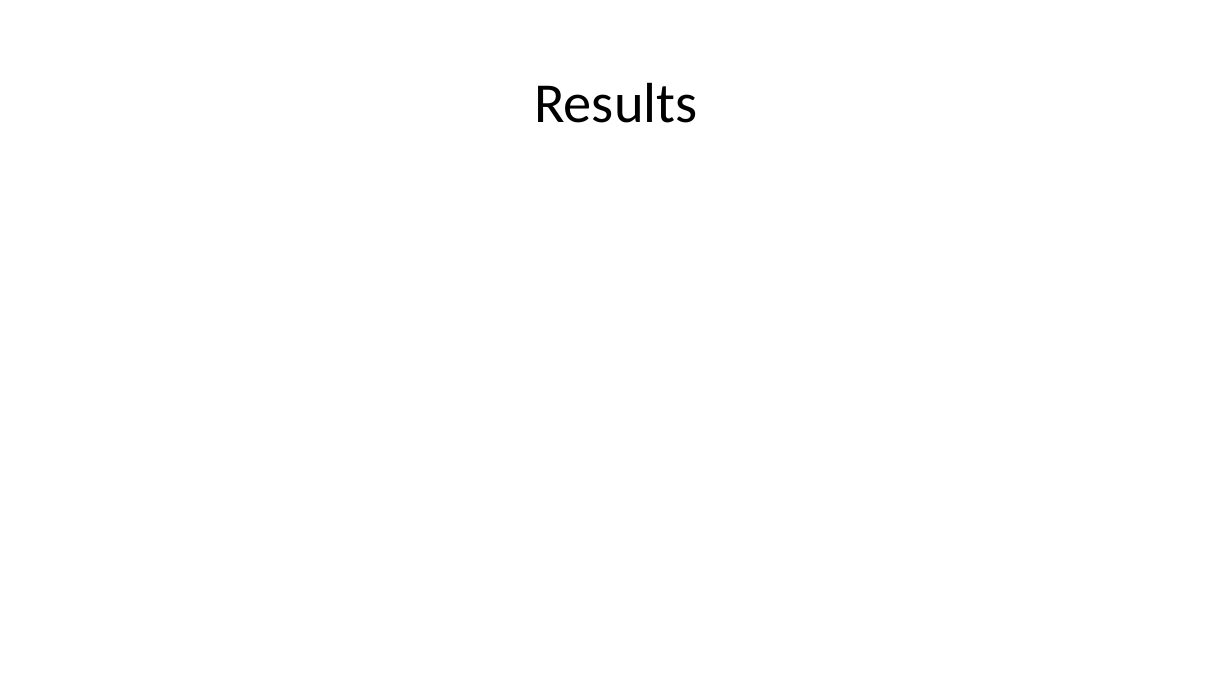
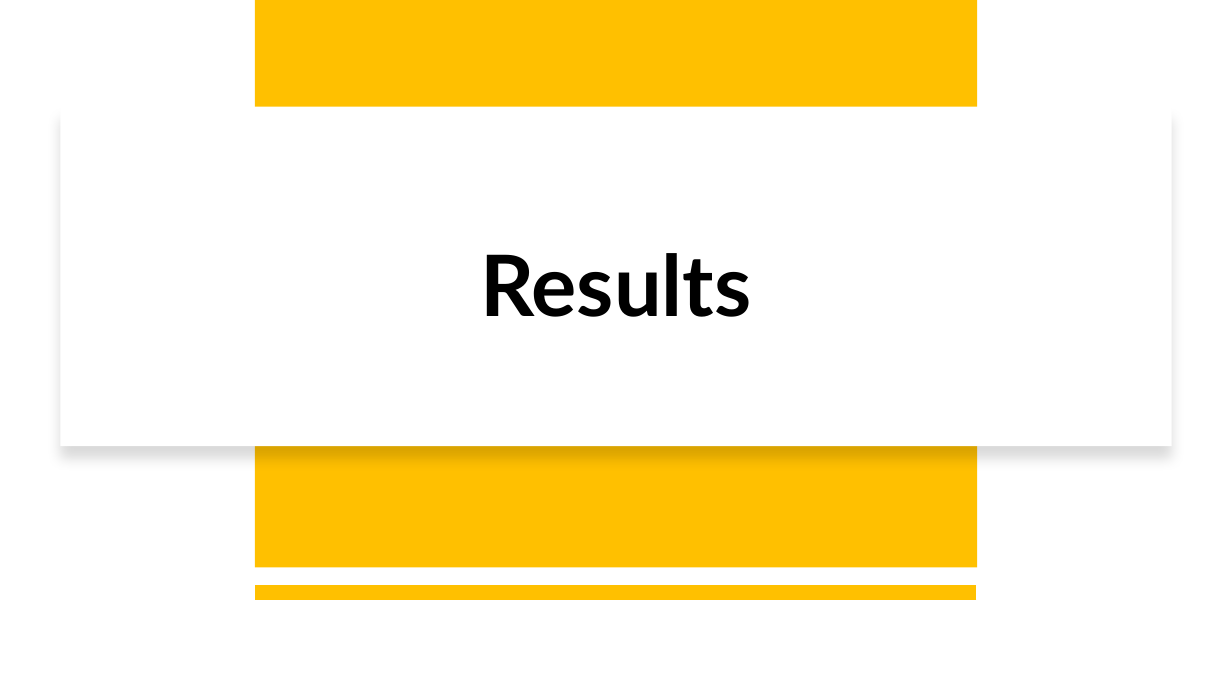
Before and after one commit to Mt122606/Curous-Conquers-, a slide deck: slide 8 of CuriousConquersProject/ProjectPowerpoint.pptx (slide 7 before the commit). Drawn at 1232x693 pixels with LibreOffice and Linux fonts; fonts in the diff are those of the drawing. Boxes give left, top, right and bottom in pixels: in the first picture for what was removed or moved away, otherwise in the second. Text is boxed around its words. In the diff, an @@ line names an element or a change of style, - is before the commit and + after.

```diff
--- a/CuriousConquersProject/ProjectPowerpoint.pptx
+++ b/CuriousConquersProject/ProjectPowerpoint.pptx
@@ rectangle added at [255,0,978,567], fill #FFC000 @@
@@ rectangle added at [60,106,1172,445], fill #FFFFFF @@
@@ title "Results": place and size @@
-title "Results" at [534,82,697,123]
+title "Results" at [480,253,751,317]
@@ title "Results" at [480,253,751,317]: size 44 to 66 pt, font Calibri to Lato, bold on @@
@@ line added from (977, 592) to (255, 592), #FFC000 12 pt @@
```
Also in this commit, not shown: 6 other slides changed, 6 slides added, 1 slide removed.
